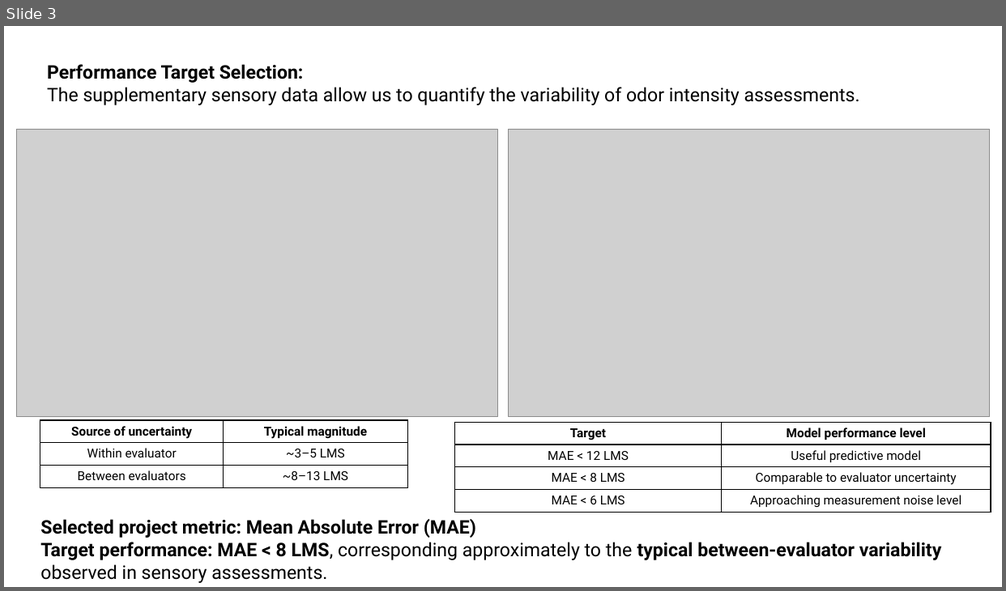
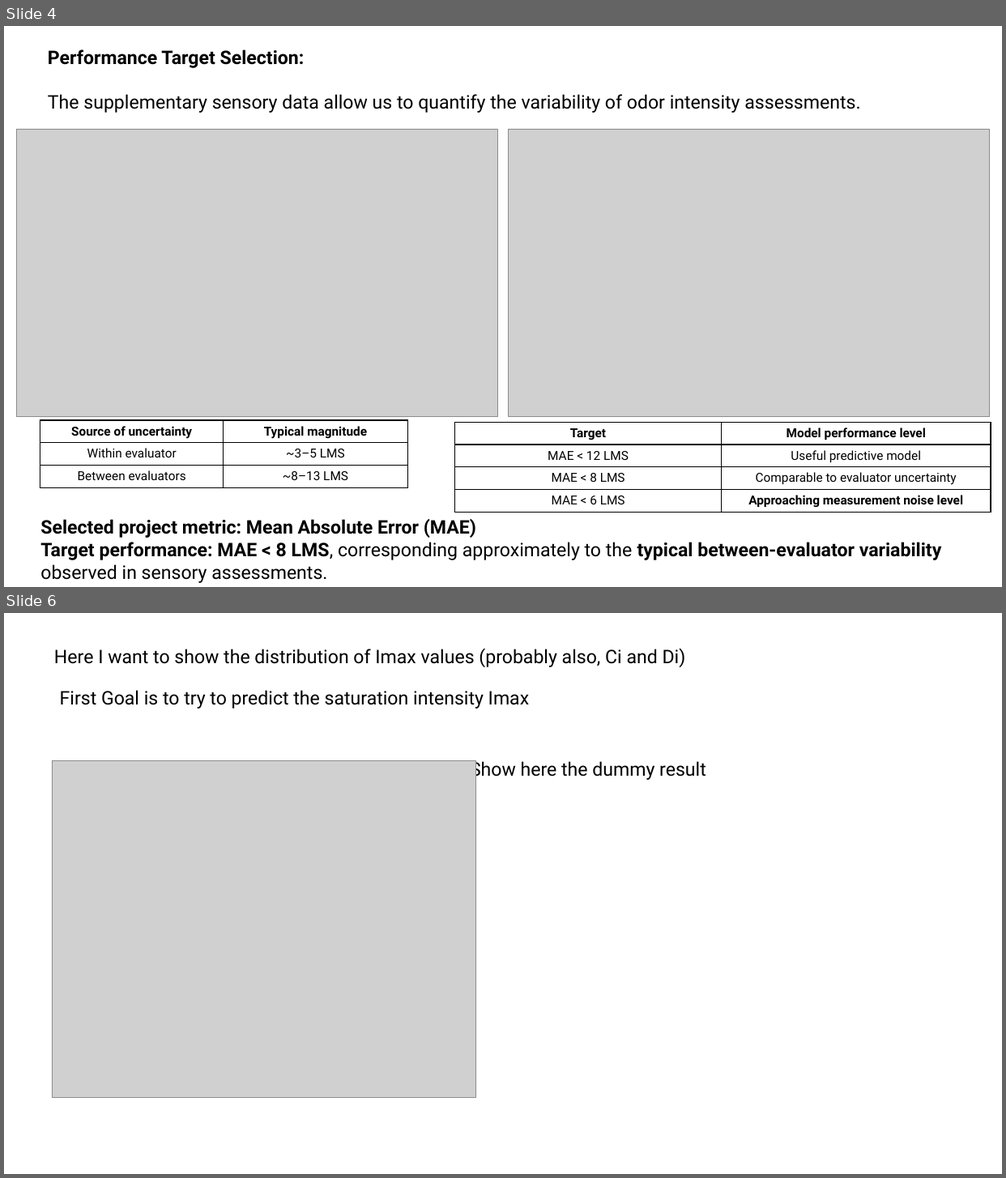
Before and after one commit to kiriyevskykiril/ai-program-2026, a slide deck: project_1/precentation/Smell intensity presentation.pptx. Shown one above the other, each under a label of ours: slide 3 before the commit, slides 4 and 6 after it; the slides between them are not shown. The pictures are 1006x591 and 1006x1178 pixels, drawn with LibreOffice and Linux fonts; fonts in the diff are those of the drawing; grey boxes stand for pictures. Boxes give left, top, right and bottom in pixels: in the first picture for what was removed or moved away, otherwise in the second. Text is boxed around its words. In the diff, an @@ line names an element or a change of style, - is before the commit and + after.

```diff
--- a/project_1/precentation/Smell intensity presentation.pptx
+++ b/project_1/precentation/Smell intensity presentation.pptx
@@ slide 6 added at (4, 613, 1002, 1174), background #FFFFFF @@
@@ text added at (54, 648, 686, 667), 18 pt, text #000000 @@
+Here I want to show the distribution of Imax values (probably also, Ci and Di)
@@ text added at (60, 690, 530, 709), 18 pt, text #000000 @@
+First Goal is to try to predict the saturation intensity Imax
@@ picture added at (53, 760, 476, 1098) @@
@@ text added at (470, 760, 706, 781), 18 pt, text #000000 @@
+Show here the dummy result
@@ what was slide 3 is now slide 4 @@
@@ slide 4 changed as well @@
@@ text "Performance Target Selection:" rewrapped from (47, 64, 860, 105) to (48, 49, 860, 113) @@
@@ table at (454, 422, 991, 512) @@
@@ bold on in "Approaching measurement noise level" @@
```
Also in this commit, not shown: 2 other slides changed, 15 other slides added, 16 other files.
